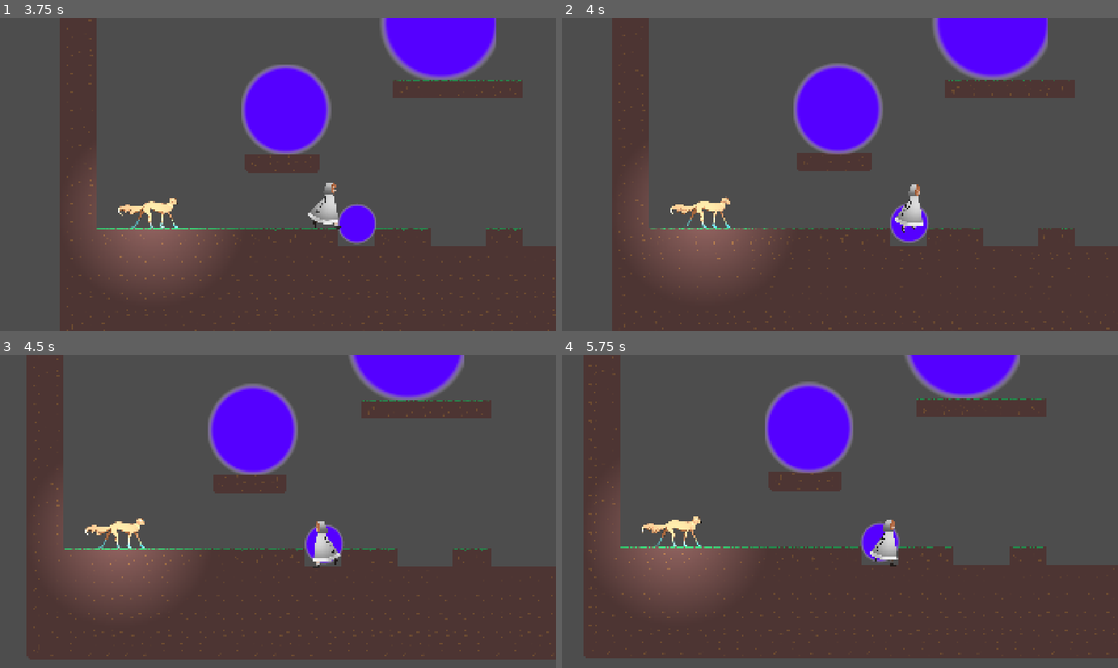
Above: before the commit, frames 1-4 (two rows, left to right).
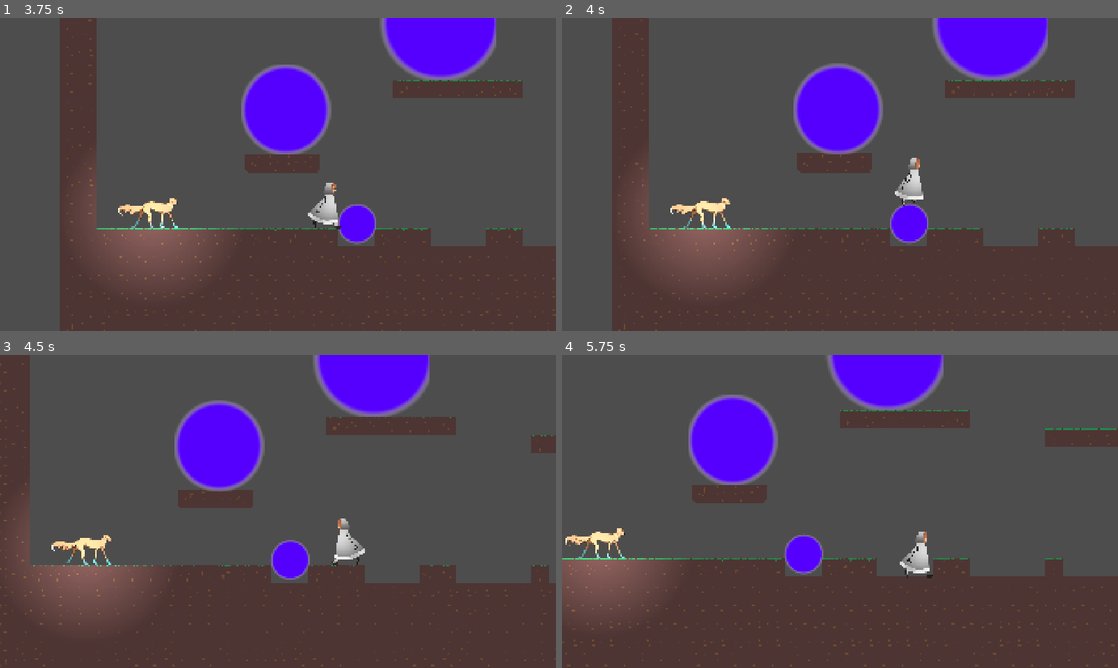
Above: after the commit, the same moments.

Repository: seanberr/Blindside
Game: Godot game, scene res://Scenes/Levels/puzzle_room_two.tscn
Two runs of this game, one before a commit and one after it. Both use one fixed random seed, a clock stepped at 60 frames per second and the inputs below. This scene is started directly instead of the project's main scene.
Inputs:
- Up to frame 1 (3.75 s): hold D (Player1_Right) 0.53-2.03 s; tap E (Player1_Interact) every 0.75 s from 0.6 to 3.6 s; hold A (Player1_Left) 2.03-2.78 s; hold D (Player1_Right) from 2.78 s (still down)
- Up to frame 2 (4 s): keep holding D (Player1_Right)
- Up to frame 3 (4.5 s): release D (Player1_Right) at 4.28 s; hold A (Player1_Left) from 4.28 s (still down); tap E (Player1_Interact) at 4.35 s
- Up to frame 4 (5.75 s): release A (Player1_Left) at 5.03 s; hold D (Player1_Right) from 5.03 s (still down); tap E (Player1_Interact) at 5.1 s

Frame 1 is identical in both runs. In frame 2, 1.5% of the frame differs, in the area x 10-100%, y 4-100%; in frame 3, 27%; in frame 4, 32%, in the area x 0-100%, y 0-100%.

Commit message:
Updated Puzzle Room Two
Sadie:
Fixed state machine bugs

Puzzle Room Two:
Boulder now stops when inside the hole and cannot be pushed.

Diff:
--- a/blindside/Scenes/Levels/puzzle_room_two.tscn
+++ b/blindside/Scenes/Levels/puzzle_room_two.tscn
@@ -4,9 +4,13 @@
 [ext_resource type="PackedScene" uid="uid://dydnds0gcrbai" path="res://Scenes/Objects/boulder.tscn" id="4_2nygi"]
 [ext_resource type="PackedScene" uid="uid://dyjicgdjdwsip" path="res://Scenes/Tileset/Test_Tileset.tscn" id="4_on4bf"]
 [ext_resource type="Texture2D" uid="uid://bc3e53q4f0hte" path="res://Assets/Objects/Unlocked_door.png" id="5_2nygi"]
+[ext_resource type="Script" uid="uid://yqxrxe65rk32" path="res://Scenes/Objects/tiny_boulder.gd" id="5_tgk04"]
 [ext_resource type="PackedScene" uid="uid://dbekps3ajrvxj" path="res://Scenes/Objects/middeling_boulder.tscn" id="6_2nygi"]
 [ext_resource type="PackedScene" uid="uid://bvojyqwoxgdac" path="res://Scenes/Canvas Modulates/blindless_modulate.tscn" id="7_on4bf"]
 [ext_resource type="PackedScene" uid="uid://dgh4hibopiubx" path="res://Scenes/Objects/ample_boulder.tscn" id="7_tgk04"]
+
+[sub_resource type="CircleShape2D" id="CircleShape2D_2upf6"]
+radius = 71.17584
 
 [node name="Puzzle Room Two" type="Node2D" unique_id=1061331956]
 script = ExtResource("1_1epbv")
@@ -22,6 +26,7 @@
 
 [node name="Tiny" parent="." unique_id=372066649 instance=ExtResource("4_2nygi")]
 position = Vector2(-647, 408)
+script = ExtResource("5_tgk04")
 
 [node name="Middeling" parent="." unique_id=1762666173 instance=ExtResource("6_2nygi")]
 position = Vector2(-580, 86)
@@ -31,3 +36,14 @@
 
 [node name="Ample" parent="." unique_id=794698021 instance=ExtResource("7_tgk04")]
 position = Vector2(19, -338)
+
+[node name="Area2D" type="Area2D" parent="." unique_id=10164234]
+collision_layer = 65
+collision_mask = 65
+
+[node name="CollisionShape2D" type="CollisionShape2D" parent="Area2D" unique_id=2124514968]
+position = Vector2(-381, 535)
+shape = SubResource("CircleShape2D_2upf6")
+debug_color = Color(0.8465047, 0.0009866804, 0.9095459, 0.41960785)
+
+[connection signal="area_entered" from="Area2D" to="Tiny" method="_on_area_2d_area_entered"]
--- /dev/null
+++ b/blindside/Scenes/Objects/tiny_boulder.gd
@@ -0,0 +1,6 @@
+extends RigidBody2D
+
+
+func _on_area_2d_area_entered(area: Area2D) -> void:
+	set_collision_layer_value(7, false)
+	set_collision_layer_value(2, true)
--- a/blindside/Scenes/Player/Sadie/pushing_state.gd
+++ b/blindside/Scenes/Player/Sadie/pushing_state.gd
@@ -7,6 +7,10 @@
 
 func exit():
 	player.set_collision_mask_value(7, false)
+
+func update(delta: float):
+	player.direction_comp.update_sprite_direction()
+	evaluate_state()
 
 func physics_update(delta: float):
 
@@ -24,3 +28,11 @@
 		var c = player.get_slide_collision(i)
 		if c.get_collider() is RigidBody2D:
 			c.get_collider().apply_central_impulse(-c.get_normal() * player.push_force)
+
+
+func evaluate_state():
+	if player.is_on_floor():
+		if !player.direction_comp.is_direction_held():
+			player.state_machine.change_state("Idle State")
+	else:
+		player.state_machine.change_state("Air Movement State")
Not shown, added: blindside/Scenes/Objects/tiny_boulder.gd.uid
